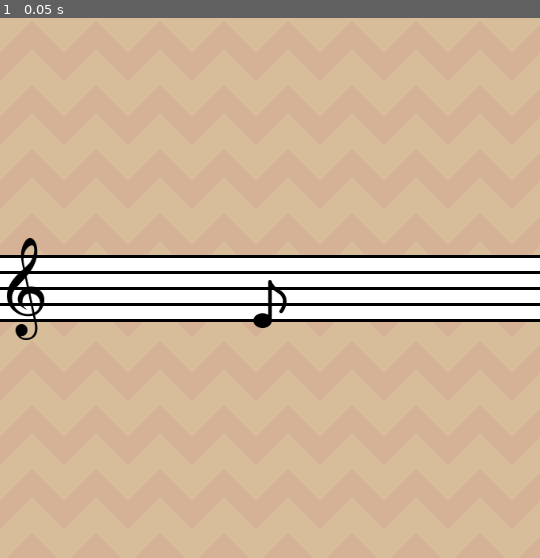
Above: before the commit, frame 1.
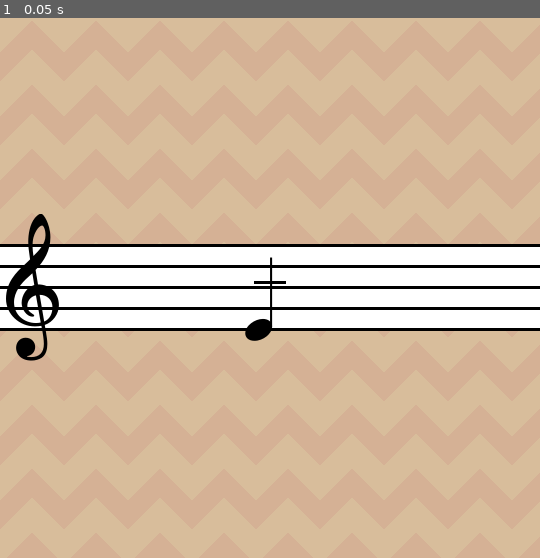
Above: after the commit, the same moment.

Repository: ChargeIn/PianoLearner
Game: Godot game, scene res://scenes/type_game/type_game.tscn
Same seed, same stepped clock (60 frames per second), same inputs: the game is played once before the commit and once after it. This scene is started directly instead of the project's main scene.
Inputs:
- Up to frame 1 (0.05 s): no input

The runs differ from the first frame. In frame 1, 8.1% of the frame differs, in the area x 0-100%, y 36-64%.

Commit message:
Switch to new assets

Diff:
--- a/godot/scenes/piano_setup/setup_menu.gd
+++ b/godot/scenes/piano_setup/setup_menu.gd
@@ -5,7 +5,7 @@
 @onready var result_box: VBoxContainer = %ResultContainer
 @onready var device_list: VBoxContainer = %DeviceList
 
-var button_pck = preload("res://base_components/button.tscn")
+var button_pck: PackedScene = preload("res://base_components/button.tscn")
 
 func _ready() -> void:
 	result_box.hide()
--- /dev/null
+++ b/godot/scenes/type_game/note/helper_line.tscn
@@ -0,0 +1,6 @@
+[gd_scene load_steps=2 format=3 uid="uid://2jnfyss17x3h"]
+
+[ext_resource type="Texture2D" uid="uid://dp2ynq05i2mev" path="res://assets/helper-line.png" id="1_2fd7b"]
+
+[node name="HelperLine" type="Sprite2D"]
+texture = ExtResource("1_2fd7b")
--- a/godot/scenes/type_game/note/note.gd
+++ b/godot/scenes/type_game/note/note.gd
@@ -2,20 +2,23 @@
 
 @export var noteType: int
 
+@export var helper_line: PackedScene = preload("res://scenes/type_game/note/helper_line.tscn")
+
 var linePosition = 0
-var lineHeight = 8 # line height 13 px  + 3 px line it self  => 16px / 2
+var lineHeight = 10.5 # line height 18 px  + 3 px line it self  => 21px / 2
 const violin_c_start_pos = 48
-const sprite_offset = -16
+const sprite_offset = -32
+
+var helper_lines = []
 
 func init(type: int) -> void:
 	noteType = type
-	updateNodePositionFromType(type)
-	position = Vector2(0, violin_c_start_pos + sprite_offset)
+	initNoteFromeType(type)
 
 func move(x: int, y: int) -> void:
 	position += Vector2(x, y - linePosition * lineHeight)
 
-func updateNodePositionFromType(type: int) -> void:
+func initNoteFromeType(type: int) -> void:
 	# one octave is an increment of 12 ( 7 white keys and 5 black)
 	# Violin clef starts at 60
 	var violinBase: int = type - 60
@@ -36,3 +39,17 @@
 		linePosition = octave * 7 + 5
 	if rest > 10:
 		linePosition = octave * 7 + 6
+
+	position = Vector2(0, violin_c_start_pos + sprite_offset)
+
+	# spawn helper lines if needed
+	spawnHelperLine()
+
+func spawnHelperLine() -> void:
+	var sprite = helper_line.instantiate()
+	helper_lines.push_back(sprite)
+	add_child(sprite)
+
+func clearHelperLines() -> void:
+	for line in helper_lines:
+		remove_child(line)
--- a/godot/scenes/type_game/note/note.tscn
+++ b/godot/scenes/type_game/note/note.tscn
@@ -1,9 +1,8 @@
 [gd_scene load_steps=3 format=3 uid="uid://dvfreimki6g1o"]
 
-[ext_resource type="Texture2D" uid="uid://opmnjese0wor" path="res://assets/note.png" id="1_4u6rh"]
+[ext_resource type="Texture2D" uid="uid://dik4f7flthj6b" path="res://assets/originals/note-4.png" id="1_njfht"]
 [ext_resource type="Script" uid="uid://b85s62m2b1mpn" path="res://scenes/type_game/note/note.gd" id="2_njfht"]
 
 [node name="Note" type="Sprite2D"]
-scale = Vector2(0.75, 0.75)
-texture = ExtResource("1_4u6rh")
+texture = ExtResource("1_njfht")
 script = ExtResource("2_njfht")
--- a/godot/scenes/type_game/type_game.gd
+++ b/godot/scenes/type_game/type_game.gd
@@ -1,6 +1,6 @@
 extends Control
 
-@onready var noteScene = preload("res://scenes/type_game/note/note.tscn")
+@onready var note_scene = preload("res://scenes/type_game/note/note.tscn")
 @onready var note_spawn = %NoteSpawn
 
 enum GameMode {
@@ -25,7 +25,7 @@
 
 	spawned_notes.clear()
 
-	var new_note = noteScene.instantiate()
+	var new_note = note_scene.instantiate()
 	new_note.init(generate_note())
 	new_note.move(note_spawn.position.x - size.x / 2, note_spawn.position.y)
 	call_deferred("add_child", new_note)
--- a/godot/scenes/type_game/type_game.tscn
+++ b/godot/scenes/type_game/type_game.tscn
@@ -2,8 +2,8 @@
 
 [ext_resource type="Texture2D" uid="uid://dxngy6k2ptp5f" path="res://assets/Brown.png" id="1_cl2th"]
 [ext_resource type="Script" uid="uid://b3m7ht8rg2q4v" path="res://scenes/type_game/type_game.gd" id="1_djsc0"]
-[ext_resource type="Texture2D" uid="uid://eq7xk1k57l2v" path="res://assets/note-lines-base.png" id="3_tiefp"]
-[ext_resource type="Texture2D" uid="uid://bquxrjxtty5gg" path="res://assets/violin-key.png" id="5_grp7d"]
+[ext_resource type="Texture2D" uid="uid://6tmxsqdw51i" path="res://assets/originals/lines.png" id="3_tiefp"]
+[ext_resource type="Texture2D" uid="uid://2il72r76xvch" path="res://assets/originals/violin-key.png" id="4_tiefp"]
 
 [node name="TypeGame" type="Control"]
 layout_mode = 3
@@ -39,9 +39,8 @@
 stretch_mode = 1
 
 [node name="ViolinKey" type="Sprite2D" parent="."]
-position = Vector2(25.999998, 271.00003)
-scale = Vector2(0.79687494, 0.79687524)
-texture = ExtResource("5_grp7d")
+position = Vector2(33, 271)
+texture = ExtResource("4_tiefp")
 
 [node name="NoteSpawn" type="Control" parent="."]
 unique_name_in_owner = true
Binary file added: godot/assets/assets.png
Not shown, added: godot/assets/assets.png.import
Binary file added: godot/assets/helper-line.png
Not shown, added: godot/assets/helper-line.png.import
Binary file removed: godot/assets/note-lines-base-small.png
Binary file changed: godot/assets/note-lines-base.png
Binary file added: godot/assets/originals/4-to-4.png
Not shown, added: godot/assets/originals/4-to-4.png.import
Binary file added: godot/assets/originals/b.png
Not shown, added: godot/assets/originals/b.png.import
Binary file added: godot/assets/originals/base-key.png
Not shown, changed: godot/assets/originals/base-key.png.import
(and 26 more such lines)
